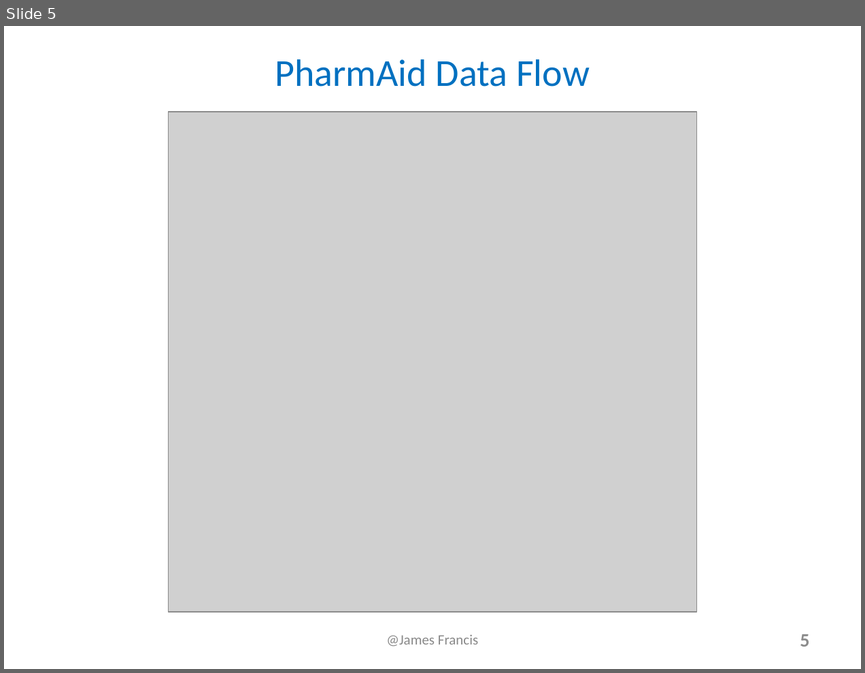
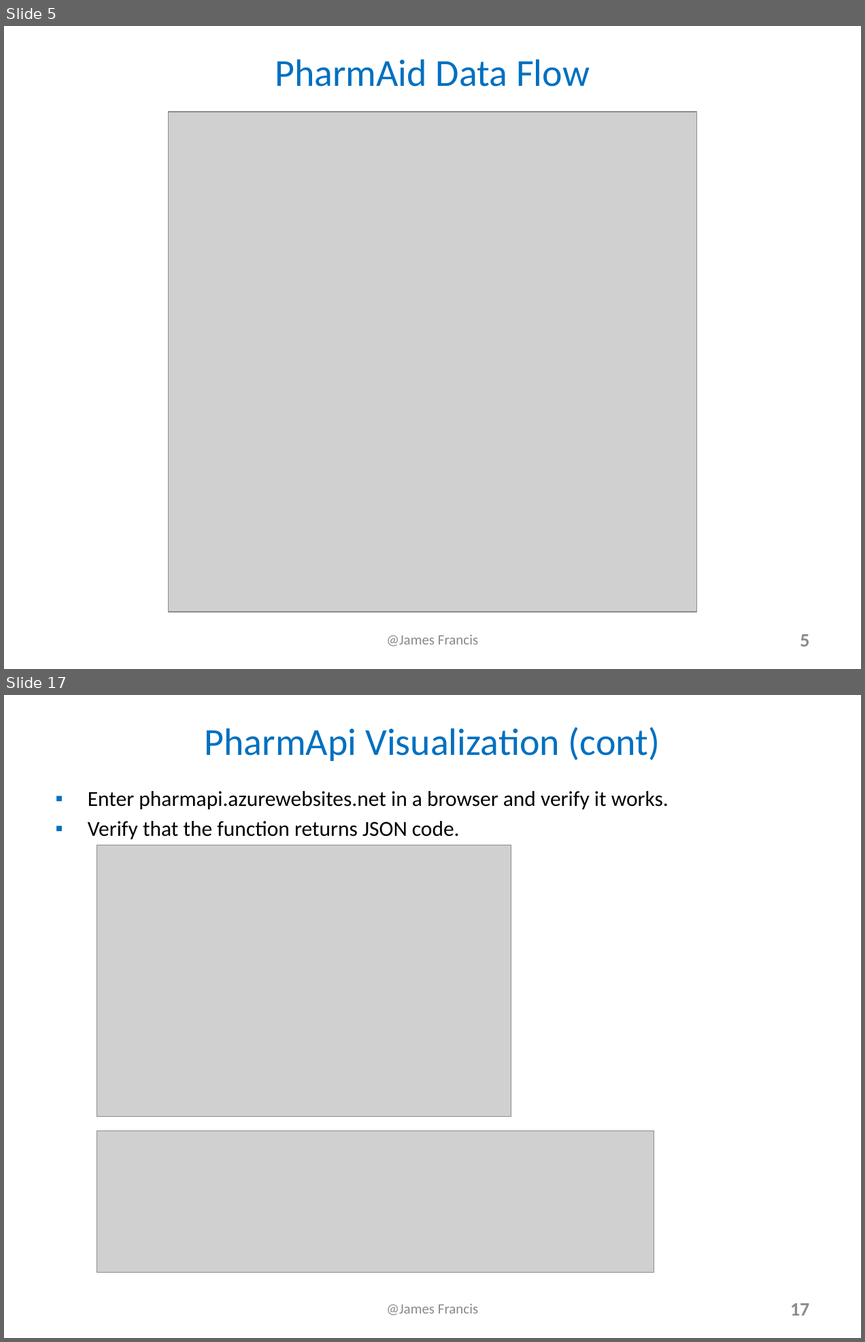
Before and after one commit to james-francis/DeepAzure-FinalProject, a slide deck: Alexa_JamesFrancis_Presentation.pptx. Shown one above the other, each under a label of ours: slide 5 before the commit, slides 5 and 17 after it; the slides between them are not shown. The pictures are 865x673 and 865x1342 pixels, drawn with LibreOffice and Linux fonts; fonts in the diff are those of the drawing; grey boxes stand for pictures. Boxes give left, top, right and bottom in pixels: in the first picture for what was removed or moved away, otherwise in the second. Text is boxed around its words. In the diff, an @@ line names an element or a change of style, - is before the commit and + after.

```diff
--- a/Alexa_JamesFrancis_Presentation.pptx
+++ b/Alexa_JamesFrancis_Presentation.pptx
@@ slide 17 added at <box>4,695,861,1338</box>, background #FFFFFF @@
@@ title added at <box>205,727,660,761</box>, 32 pt, text #0070C0 @@
+PharmApi Visualization (cont)
@@ text added at <box>88,791,668,839</box>, 18 pt, text #000000 @@
+▪ Enter pharmapi.azurewebsites.net in a browser and verify it works.
+▪ Verify that the function returns JSON code.
@@ picture added at <box>96,845,511,1117</box> @@
@@ picture added at <box>96,1130,653,1272</box> @@
@@ text added at <box>386,1303,478,1315</box>, 12 pt, text #898989 @@
+@James Francis
@@ page number added at <box>790,1303,809,1315</box>, 16 pt, text #8C8C8C, bold @@
+17
```
Also in this commit, not shown: 3 slides changed, 13 other slides added, 1 other file.
